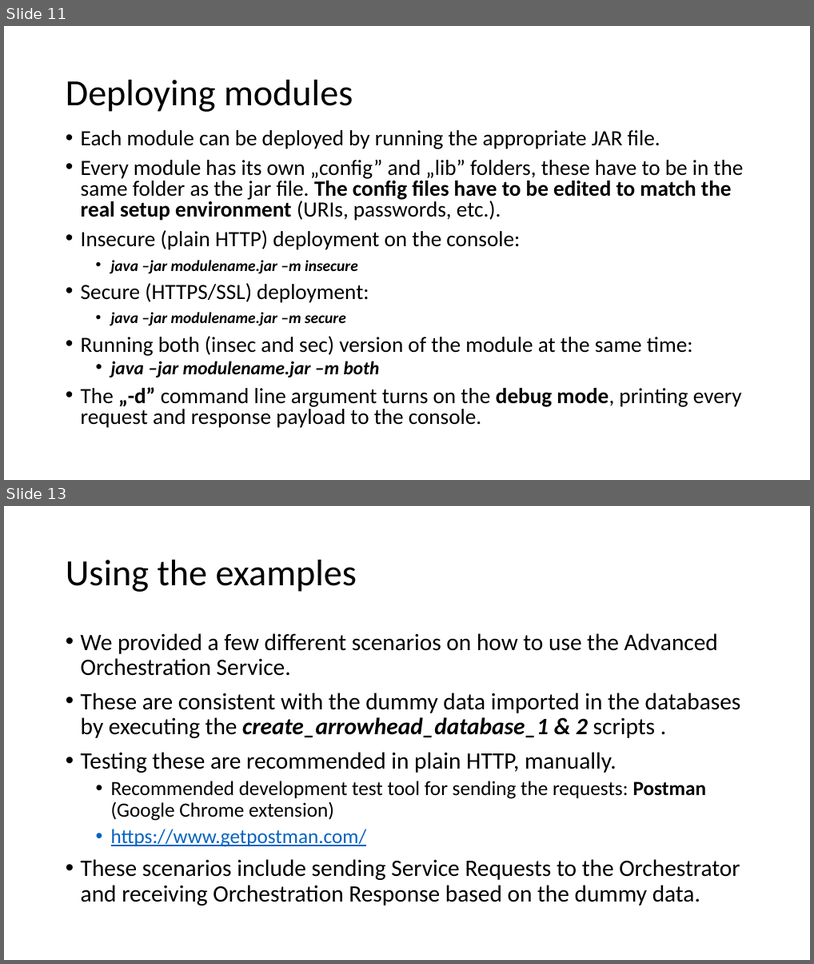
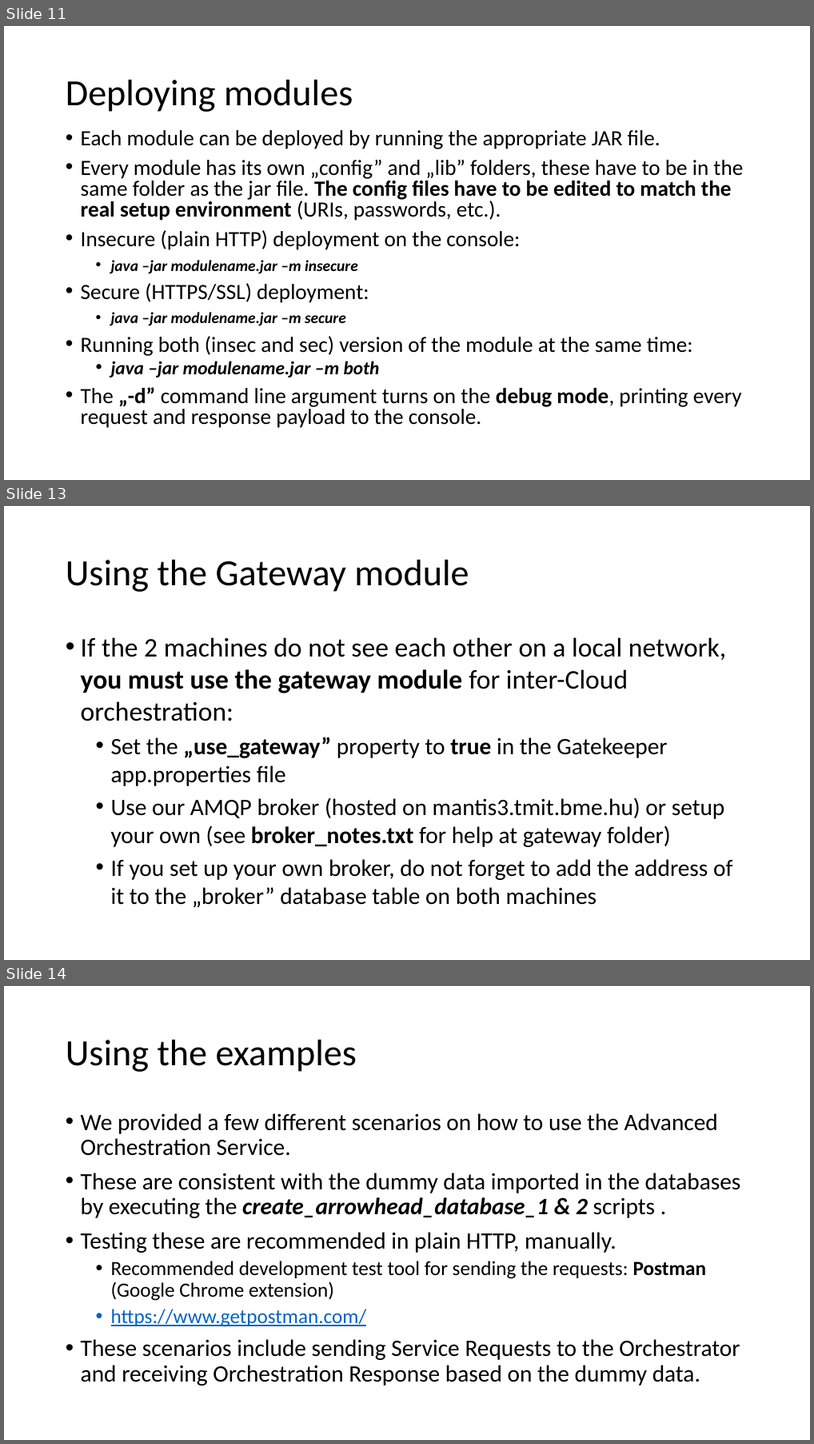
Before and after one commit to hegeduscs/arrowhead, a slide deck: documentation/Quick-Start-Guide-M2.pptx. Shown one above the other, each under a label of ours: slides 11 and 13 before the commit, slides 11, 13 and 14 after it; the slides between them are not shown. The pictures are 814x964 and 814x1444 pixels, drawn with LibreOffice and Linux fonts; fonts in the diff are those of the drawing. Boxes give left, top, right and bottom in pixels: in the first picture for what was removed or moved away, otherwise in the second. Text is boxed around its words. In the diff, an @@ line names an element or a change of style, - is before the commit and + after.

```diff
--- a/documentation/Quick-Start-Guide-M2.pptx
+++ b/documentation/Quick-Start-Guide-M2.pptx
@@ slide 13 added at (4, 506, 810, 960), background #FFFFFF @@
@@ title added at (66, 560, 469, 592), 44 pt, text #000000 @@
+Using the Gateway module
@@ text added at (81, 637, 733, 908), 28 pt, text #000000 @@
+• If the 2 machines do not see each other on a local network, you must use the gateway module for inter-Cloud orchestration:
+  • Set the „use_gateway” property to true in the Gatekeeper app.properties file
+  • Use our AMQP broker (hosted on mantis3.tmit.bme.hu) or setup your own (see broker_notes.txt for help at gateway folder)
+  • If you set up your own broker, do not forget to add the address of it to the „broker” database table on both machines
@@ what was slide 13 is now slide 14 @@
```
Also in this commit, not shown: 3 slides changed, 1 slide removed, 2 other files.
